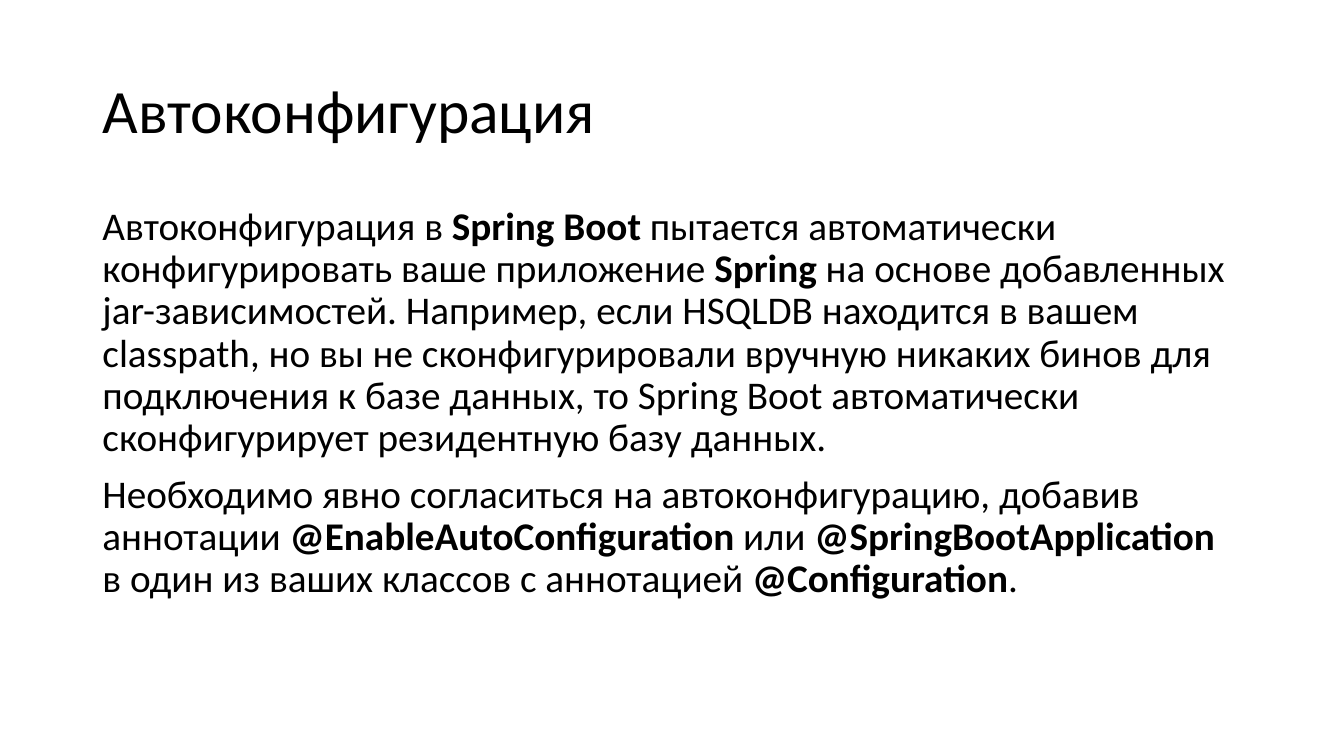
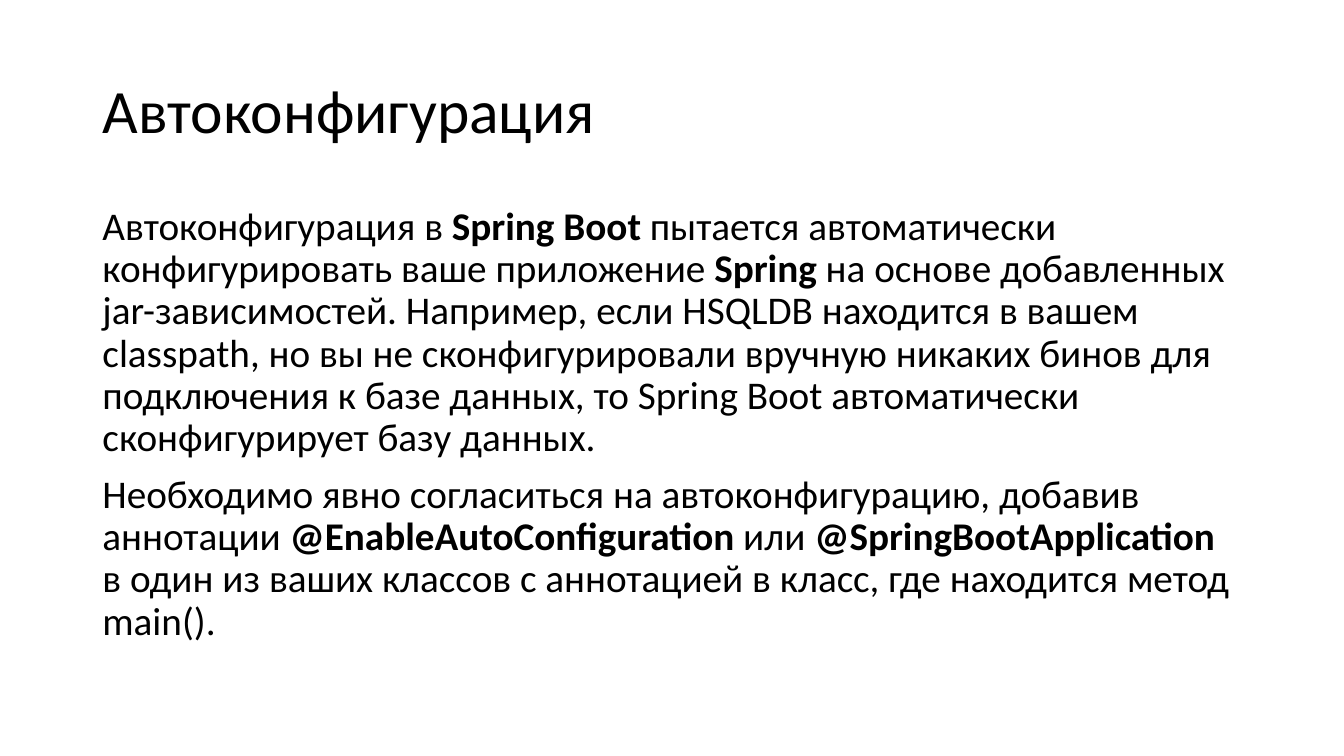
Before and after one commit to butenko-or/programming-technologies, a slide deck: slide 19 of Spring Boot.pptx. Drawn at 1344x756 pixels with LibreOffice and Linux fonts; fonts in the diff are those of the drawing. Boxes give left, top, right and bottom in pixels: in the first picture for what was removed or moved away, otherwise in the second. Text is boxed around its words. In the diff, an @@ line names an element or a change of style, - is before the commit and + after.

Commit message:
Added gradle configuration for checkstyle. Small fix in Spring and SpringBoot presentations.

```diff
--- a/Spring Boot.pptx
+++ b/Spring Boot.pptx
@@ text at (102, 212, 1229, 641): text changed @@
-Автоконфигурация в Spring Boot пытается автоматически конфигурировать ваше приложение Spring на основе добавленных jar-зависимостей. Например, если HSQLDB находится в вашем classpath, но вы не сконфигурировали вручную никаких бинов для подключения к базе данных, то Spring Boot автоматически сконфигурирует резидентную базу данных.
-Необходимо явно согласиться на автоконфигурацию, добавив аннотации @EnableAutoConfiguration или @SpringBootApplication в один из ваших классов с аннотацией @Configuration.
+Автоконфигурация в Spring Boot пытается автоматически конфигурировать ваше приложение Spring на основе добавленных jar-зависимостей. Например, если HSQLDB находится в вашем classpath, но вы не сконфигурировали вручную никаких бинов для подключения к базе данных, то Spring Boot автоматически сконфигурирует базу данных.
+Необходимо явно согласиться на автоконфигурацию, добавив аннотации @EnableAutoConfiguration или @SpringBootApplication в один из ваших классов с аннотацией в класс, где находится метод main().
```
Also in this commit, not shown: 2 other files.
